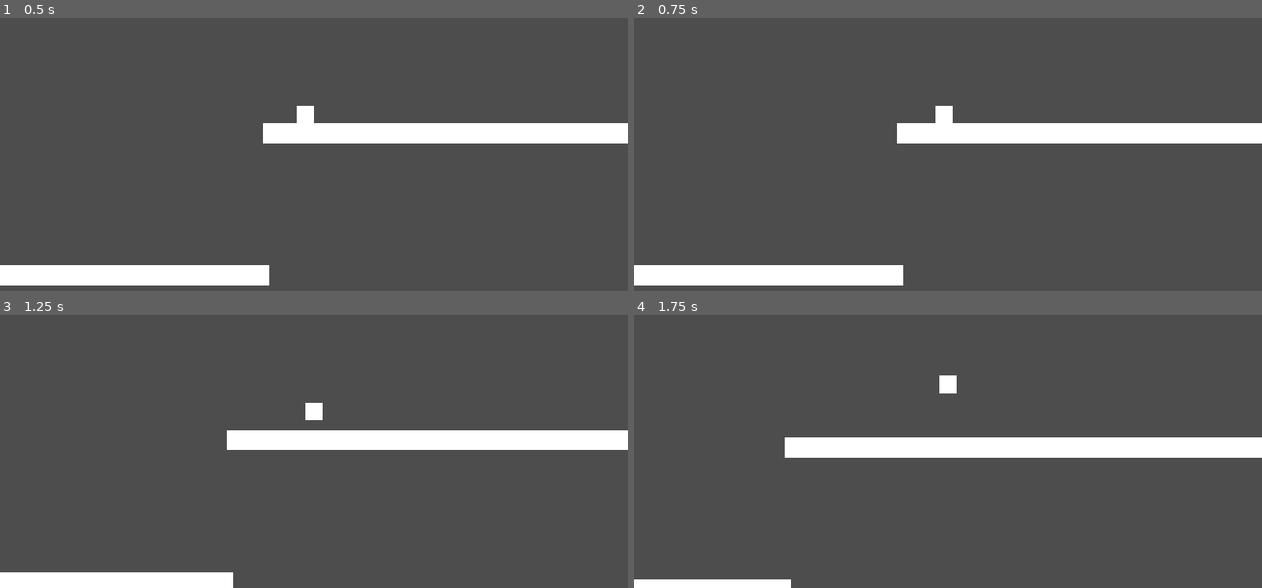
Above: before the commit, frames 1-4 (two rows, left to right).
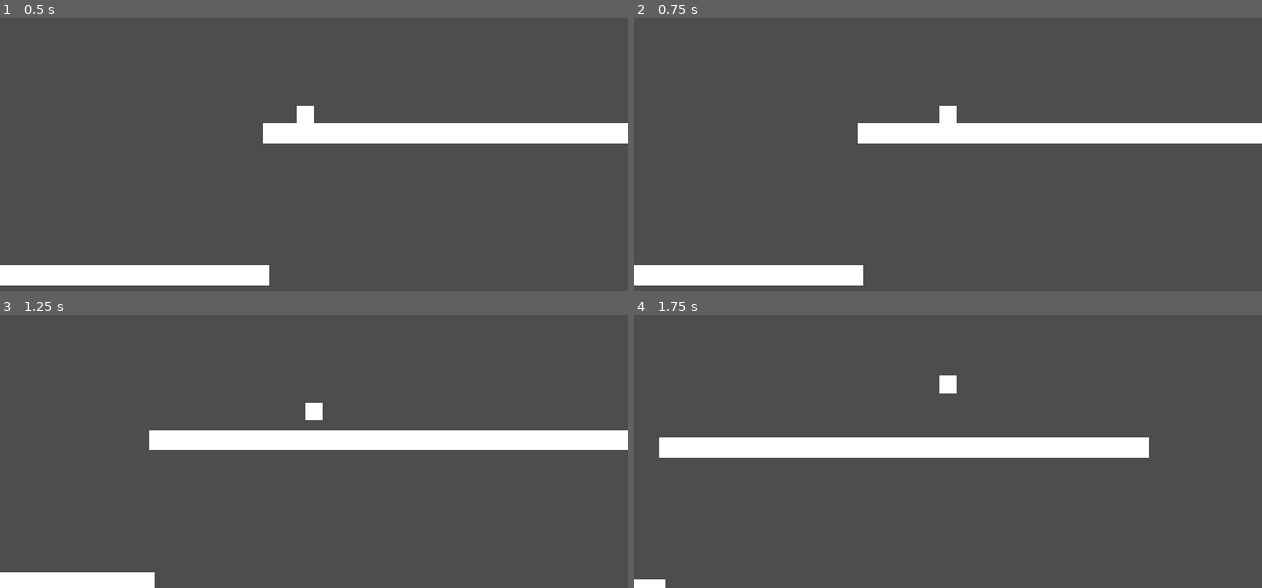
Above: after the commit, the same moments.

Repository: aCube1/Little-Dragon
Game: Godot game, scene res://scenes/test_scene.tscn
Same seed, same stepped clock (60 frames per second), same inputs: the game is played once before the commit and once after it.
Inputs:
- Up to frame 1 (0.5 s): no input
- Up to frame 2 (0.75 s): hold D (move_right) from 0.53 s (still down); tap Shift (action_dash, bound only after the commit) at 0.6 s
- Up to frame 3 (1.25 s): keep holding D (move_right); tap Space (move_jump) at 0.77 s
- Up to frame 4 (1.75 s): keep holding D (move_right); tap Shift (action_dash, bound only after the commit) at 1.35 s; tap Space (move_jump) at 1.52 s

Frame 1 is identical in both runs. In frame 2, 1.0% of the frame differs, in the area x 35-52%, y 32-98%; in frame 3, 1.6%; in frame 4, 3.5%, in the area x 4-100%, y 44-100%.

Commit message:
Add Player Dash ability. Player can do a dash if the 'action_dash' was pressed while moving.

Diff:
--- a/project.godot
+++ b/project.godot
@@ -40,6 +40,11 @@
 "events": [Object(InputEventKey,"resource_local_to_scene":false,"resource_name":"","device":-1,"window_id":0,"alt_pressed":false,"shift_pressed":false,"ctrl_pressed":false,"meta_pressed":false,"pressed":false,"keycode":0,"physical_keycode":32,"key_label":0,"unicode":32,"echo":false,"script":null)
 ]
 }
+action_dash={
+"deadzone": 0.5,
+"events": [Object(InputEventKey,"resource_local_to_scene":false,"resource_name":"","device":-1,"window_id":0,"alt_pressed":false,"shift_pressed":false,"ctrl_pressed":false,"meta_pressed":false,"pressed":false,"keycode":0,"physical_keycode":4194325,"key_label":0,"unicode":0,"echo":false,"script":null)
+]
+}
 
 [layer_names]
 
--- a/scenes/actors/player.gd
+++ b/scenes/actors/player.gd
@@ -7,46 +7,64 @@
 	ST_WALK,
 	ST_FALL,
 	ST_JUMP,
+	ST_DASH,
 }
 
-@export_group("Walk")
+@export_group("Ground")
 @export var max_speed := 300.0
-
-@export_group("Jump")
+@export_range(0.001, 1.0) var accel_time := 0.6
+@export_range(0.001, 1.0) var decel_time := 0.75
+@export var dash_distance := 192.0
+@export_range(0.001, 1.0) var dash_end_time := 0.4
+@export var max_dashs := 2
+@export var dash_cooldown_time := 1.5
+
+@export_group("Air")
 @export var jump_height := 256.0
-@export_range(0.001, 1.0) var ascent_time := 0.50
-@export_range(0.001, 1.0) var descent_time := 0.40
+@export_range(0.001, 1.0) var ascent_time := 0.5
+@export_range(0.001, 1.0) var descent_time := 0.4
 @export var max_jumps := 2
 @export var coyote_time := 0.08
 @export var jumpbuffer_time := 0.1
 
-@export_group("Dash")
-@export var dash_ground := 600.0
-@export var dash_air_side := 800.0
-@export var dash_air_up := 700.0
-
-var _dir := 0.0
 var _ground_state := ST_IDLE
 var _air_state := ST_FALL
 var _is_paused := false # TODO: Use 'set_physics_process()/set_process()' instead
+
+var _dir := 0.0
+var _prev_dir := _dir
+
+var _is_dashing := false
+var _rem_dashs := max_dashs
+var _dash_delay_timer: SceneTreeTimer
 
 var _rem_jumps := max_jumps
 var _is_jumping := false
 var _cut_jump := false
 var _was_on_floor := false
+var _coyote_timer: SceneTreeTimer
+var _jumpbuf_timer: SceneTreeTimer
+
+@onready var _acceleration := (max_speed * 2.0) / (accel_time ** 2.0)
+@onready var _friction := (max_speed * 2.0) / (decel_time ** 2.0)
+
+@onready var _dash_impulse := (dash_distance * 2.0) / dash_end_time
+@onready var _dash_friction := (dash_distance * 2.0) / (dash_end_time ** 2.0)
 
 @onready var _jump_impulse := (jump_height * -2.0) / ascent_time
-@onready var _jump_gravity := (jump_height * 2.0) / (descent_time ** 2)
-@onready var _fall_gravity := (jump_height * 2.0) / (ascent_time ** 2)
-
-@onready var _coyote_timer: SceneTreeTimer
-@onready var _jumpbuf_timer: SceneTreeTimer
+@onready var _jump_gravity := (jump_height * 2.0) / (descent_time ** 2.0)
+@onready var _fall_gravity := (jump_height * 2.0) / (ascent_time ** 2.0)
+
 
 func _process(_delta: float) -> void:
 	if _is_paused:
 		return
 
 	_dir = Input.get_axis("move_left", "move_right")
+	_prev_dir = _dir if _dir != 0.0 else _prev_dir
+
+	if Input.is_action_just_pressed("action_dash"):
+		_is_dashing = true
 
 	if Input.is_action_just_pressed("move_jump"):
 		_is_jumping = true
@@ -64,30 +82,52 @@
 
 	move_and_slide()
 
-
 func _handle_ground_state(delta: float) -> void:
-	if signf(_dir) == 0:
-		_ground_state = ST_IDLE
-	else:
-		_ground_state = ST_WALK
-
 	match _ground_state:
 		ST_IDLE:
-			velocity.x = move_toward(velocity.x, 0.0, max_speed * 2.0 * delta)
+			_apply_friction(_friction, delta)
+
+			if _is_dashing:
+				_ground_state = ST_DASH
+			elif _dir != 0.0:
+				_ground_state = ST_WALK
 		ST_WALK:
 			# Fix player slipping behavior
-			var accel := max_speed
-			if signf(_dir) != signf(get_last_motion().x):
-				accel *= 4.0
-
-			velocity.x += accel * signf(_dir) * delta
+			var accel := _acceleration
+			if _dir != signf(get_last_motion().x):
+				accel *= 2.0
+
+			velocity.x += accel * _dir * delta
 			velocity.x = clamp(velocity.x, -max_speed, max_speed)
+
+			if _is_dashing:
+				_ground_state = ST_DASH
+			elif _dir == 0.0:
+				_ground_state = ST_IDLE
+		ST_DASH:
+			if _is_dashing:
+				_do_dash()
+				_is_dashing = false
+
+			_apply_friction(_dash_friction, delta)
+
+			if velocity.x == 0.0:
+				_dash_delay_timer = null
+				if _dir != 0.0:
+					_ground_state = ST_WALK
+				else:
+					_ground_state = ST_IDLE
+
+
+func _apply_friction(friction: float, delta: float) -> void:
+	velocity.x = move_toward(velocity.x, 0.0, friction * delta)
 
 
 func _handle_air_state(delta: float) -> void:
 	match _air_state:
 		ST_IDLE:
 			if is_on_floor():
+				_rem_dashs = max_dashs
 				_rem_jumps = max_jumps
 				_was_on_floor = true
 			else:
@@ -97,11 +137,13 @@
 					_coyote_timer = get_tree().create_timer(coyote_time)
 					_was_on_floor = false
 
-				if not _is_coyotetimer_running():
+				if _is_dashing:
+					_air_state = ST_DASH
+				elif not _is_timer_running(_coyote_timer):
 					_air_state = ST_FALL
 
-			if (is_on_floor() or _is_coyotetimer_running()) \
-			and (_is_jumping or _is_jump_buffered()):
+			if (is_on_floor() or _is_timer_running(_coyote_timer)) \
+			and (_is_jumping or _is_timer_running(_jumpbuf_timer)):
 					_air_state = ST_JUMP
 		ST_FALL:
 			_apply_gravity(_fall_gravity, delta)
@@ -111,9 +153,11 @@
 				_air_state = ST_JUMP
 			elif is_on_floor():
 				_air_state = ST_IDLE
+			elif _is_dashing:
+				_air_state = ST_DASH
 		ST_JUMP:
 			_apply_gravity(_jump_gravity, delta)
-			if _is_jumping or _is_jump_buffered():
+			if _is_jumping or _is_timer_running(_jumpbuf_timer):
 				_do_jump()
 				_is_jumping = false
 				_coyote_timer = null
@@ -123,7 +167,15 @@
 				velocity.y /= 2
 				_cut_jump = false
 
-			if velocity.y > 0.0:
+			if _is_dashing:
+				_air_state = ST_DASH
+			elif velocity.y > 0.0:
+				_air_state = ST_FALL
+		ST_DASH:
+			if velocity.x != 0.0:
+				velocity.y = 0.0 # We must not fall while dashing
+			else:
+				_dash_delay_timer = null
 				_air_state = ST_FALL
 
 
@@ -135,17 +187,21 @@
 	# Only allow player to jump if is on floor, or it has jumps left
 	# or the coyote is timing
 	var has_jumps := _rem_jumps > 0 and _rem_jumps <= max_jumps
-	if is_on_floor() or has_jumps or _is_coyotetimer_running():
+	if is_on_floor() or has_jumps or _is_timer_running(_coyote_timer):
 		velocity.y = _jump_impulse
 		_rem_jumps -= 1
 		_jumpbuf_timer = null
-	elif not _is_jump_buffered():
+	elif not _is_timer_running(_jumpbuf_timer):
 		_jumpbuf_timer = get_tree().create_timer(jumpbuffer_time)
 
 
-func _is_coyotetimer_running() -> bool:
-	return _coyote_timer != null and not is_zero_approx(_coyote_timer.time_left)
-
-
-func _is_jump_buffered() -> bool:
-	return _jumpbuf_timer != null and not is_zero_approx(_jumpbuf_timer.time_left)
+func _do_dash() -> void:
+	var has_dashs := _rem_dashs > 0 and _rem_jumps <= max_dashs
+	if has_dashs and not _is_timer_running(_dash_delay_timer):
+		velocity.x = _dash_impulse * _prev_dir
+		_rem_dashs -= 1
+		_dash_delay_timer = get_tree().create_timer(dash_cooldown_time)
+
+
+func _is_timer_running(timer: SceneTreeTimer) -> bool:
+	return timer != null and not is_zero_approx(timer.time_left)
